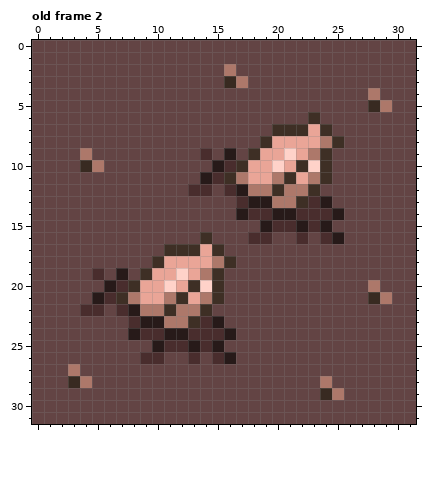
File history of a pixel-art file, flowerflower/Textures/aseprite files/dirt.ase. Above, as it was before the edit.
32x32 pixels, 5 frames. Shown: old frame 2. The commit also changed other frames, which this record leaves out.
And afterwards:
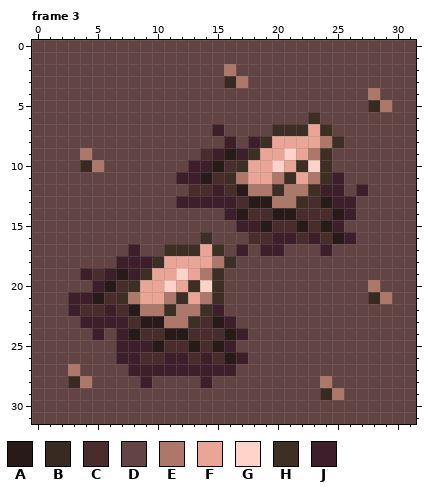
Palette (. is transparent): A #271a19  B #382a21  C #492d2d  D #634444  E #ad786a  F #eaa597  G #ffd2c9  H #3e2f25  J #3d1f2b
A new or re-ordered frame is compared with the old frame closest to it.
Change:
frames 5 -> 14
layer "Wetness" added
Frame 3 is new; against old frame 2, layer "Wetness":
Colour D gives way to colour J in row 7 at x 15; in row 8 at x 16 and 18; in row 9 at x 15 and 17; in row 10 at x 13 to 14; in row 11 at x 12 to 13 and 25; in row 12 at x 15, 24 to 25 and 27.
Colour D gives way to colour J in row 13 at x 12 to 16 and 25 to 26; in row 14 at x 16 and 26; in row 15 at x 17 to 18 and 25; in row 16 at x 20 to 21, 23 and 26; in row 17 at x 8, 17, 19 to 20 and 24; in row 18 at x 7 to 9.
Colour D gives way to colour J in row 19 at x 4, 6 and 8; in row 20 at x 5; in row 21 at x 3 to 4; in row 22 at x 3, 6 and 15; in row 23 at x 4 to 7 and 16; in row 24 at x 5, 7 and 17.
Colour D gives way to colour J in row 25 at x 7 to 9 and 16; in row 26 at x 7 to 8, 11 to 12, 14 and 17; in row 27 at x 8 to 16; in row 28 at x 9 and 14.
